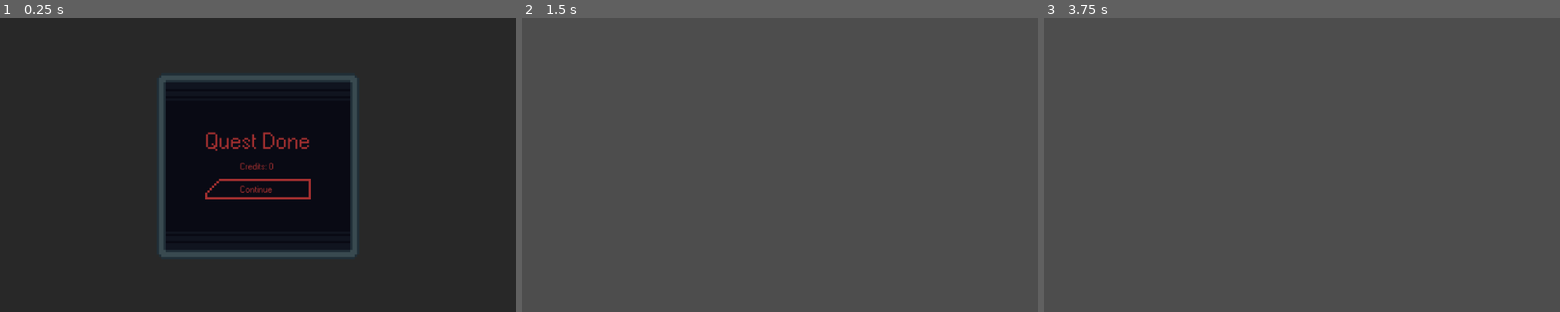
Above: before the commit, frames 1-3 (left to right).
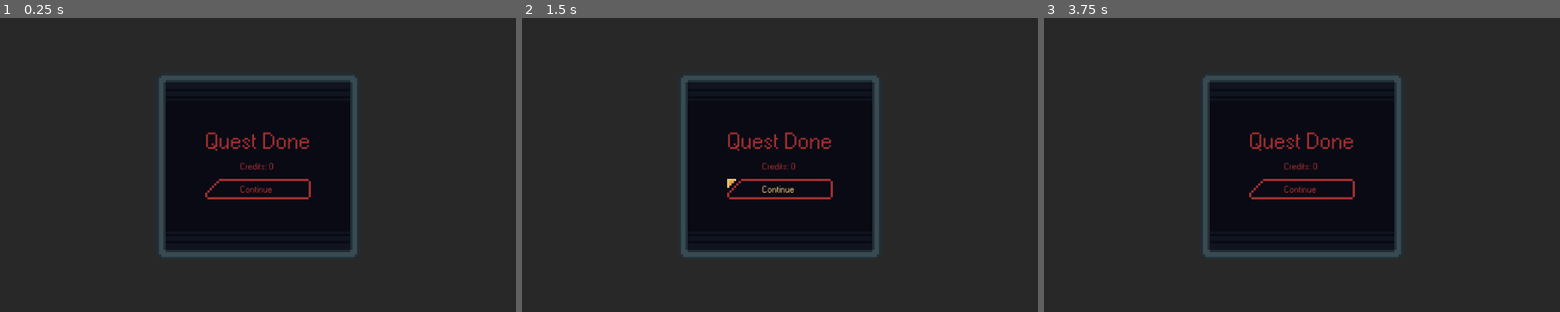
Above: after the commit, the same moments.

Repository: Paraldos/AdventureGame
Game: Godot game, scene res://ui/quests/quest_done_note.tscn
Same seed, same stepped clock (60 frames per second), same inputs: the game is played once before the commit and once after it. This scene is started directly instead of the project's main scene.
Inputs (mouse positions are in pixels of both pictures, inside the frame that each line leads up to):
- Up to frame 1 (0.25 s): no input
- Up to frame 2 (1.5 s): click (780, 165) at 0.5 s; click "Continue" at 1.25 s
- Up to frame 3 (3.75 s): click (1302, 188) at 2 s, where only the run after the commit has a clickable "Continue"; click (1302, 188) at 2.75 s, where only the run after the commit has a clickable "Continue"; tap Enter at 3.5 s; move the mouse to (1415, 150) at 3.52 s

The runs differ from the first frame. In frame 1, less than 0.1% of the frame differs, in the area x 39-61%, y 54-62%; in frame 2, 98%; in frame 3, 98%, in the area x 0-100%, y 0-100%.
Error after the commit: Invalid access to property or key 'finished_dialog' on a base object of type 'Nil'. (res://ui/quests/quest_done_note.gd:20)

Commit message:
added after quest finished dialog

Diff:
--- a/dialogs/resources/dialog.gd
+++ b/dialogs/resources/dialog.gd
@@ -23,8 +23,10 @@
 	SignalManager.dialog_option_selected.connect(_on_dialog_option_selected)
 	if options.size() == 0: print_debug('dialog has no options: %s' % id)
 
-func _on_enable_dialog(target_id : String, new_status : bool):
+func _on_enable_dialog(target_id : String, new_status = true, waiting_time = 0.0 ):
 	if target_id != id: return
+	if waiting_time > 0:
+		await get_tree().create_timer(waiting_time).timeout
 	enabled = new_status
 	if Utils.current_location:
 		_start_dialog()
--- a/quests/quest.gd
+++ b/quests/quest.gd
@@ -8,7 +8,8 @@
 @export var quest_type : QuestTypes
 @export var required_amount = 0
 @export var reward_credits = 500
-@export var follow_up_dialog : String
+@export var solved_dialog : String
+@export var finished_dialog : String
 
 var id
 var bp_quest_done_note = preload("res://ui/quests/quest_done_note.tscn")
@@ -55,7 +56,7 @@
 			state = QuestStates.SOLVED
 		else:
 			state = QuestStates.OPEN
-	SignalManager.enable_dialog.emit(follow_up_dialog, state == QuestStates.SOLVED)
+	SignalManager.enable_dialog.emit( solved_dialog, state == QuestStates.SOLVED )
 
 func _recruite_mercs_check():
 	var amount_of_mercs = 0
--- a/quests/quests.tscn
+++ b/quests/quests.tscn
@@ -9,5 +9,6 @@
 [node name="Recruite3Mercs" type="Node" parent="Tutorial"]
 script = ExtResource("1_xtmqs")
 text = "Recruite 3 Mercs"
-follow_up_dialog = "Start4"
+solved_dialog = "Start4"
+finished_dialog = "Start5"
 metadata/_custom_type_script = "uid://dybbsarpjk67f"
--- a/singeltons/signal_manager.gd
+++ b/singeltons/signal_manager.gd
@@ -15,6 +15,7 @@
 
 signal update_credits
 
-signal enable_dialog(id : String, new_status : bool)
+signal enable_dialog(id : String, new_status : bool, timer : float )
+
 signal dialog_option_selected( old_dialog_id : String, selected_option : DialogOption )
 signal remove_dialog_bubbles()
--- a/ui/quests/quest_done_note.gd
+++ b/ui/quests/quest_done_note.gd
@@ -2,14 +2,21 @@
 
 @onready var credits_label: Label = %CreditsLabel
 var quest
+var waiting_time_for_dialog = 0.3
 
 func _ready():
+	get_tree().paused = true
 	credits_label.text = "Credits: %s" % GameData.credits
 
 func _on_background_btn_pressed() -> void:
-	SignalManager.quest_finished.emit()
-	queue_free()
+	_exit_note()
 
 func _on_btn_pressed() -> void:
+	_exit_note()
+
+func _exit_note():
+	get_tree().paused = false
 	SignalManager.quest_finished.emit()
+	if quest.finished_dialog:
+		SignalManager.enable_dialog.emit(quest.finished_dialog, true, waiting_time_for_dialog)
 	queue_free()
--- a/ui/quests/quest_done_note.tscn
+++ b/ui/quests/quest_done_note.tscn
@@ -6,6 +6,7 @@
 [ext_resource type="PackedScene" uid="uid://c00maqf8xr6dy" path="res://singeltons/btn.tscn" id="4_gxv17"]
 
 [node name="QuestDoneNote" type="CanvasLayer"]
+process_mode = 3
 script = ExtResource("1_sbav7")
 
 [node name="ColorRect" type="ColorRect" parent="."]
Binary file changed: assets/img/ui/btn.aseprite
Binary file changed: assets/img/ui/btn1.png
Binary file changed: assets/img/ui/btn2.png
Binary file changed: assets/img/ui/btn3.png
